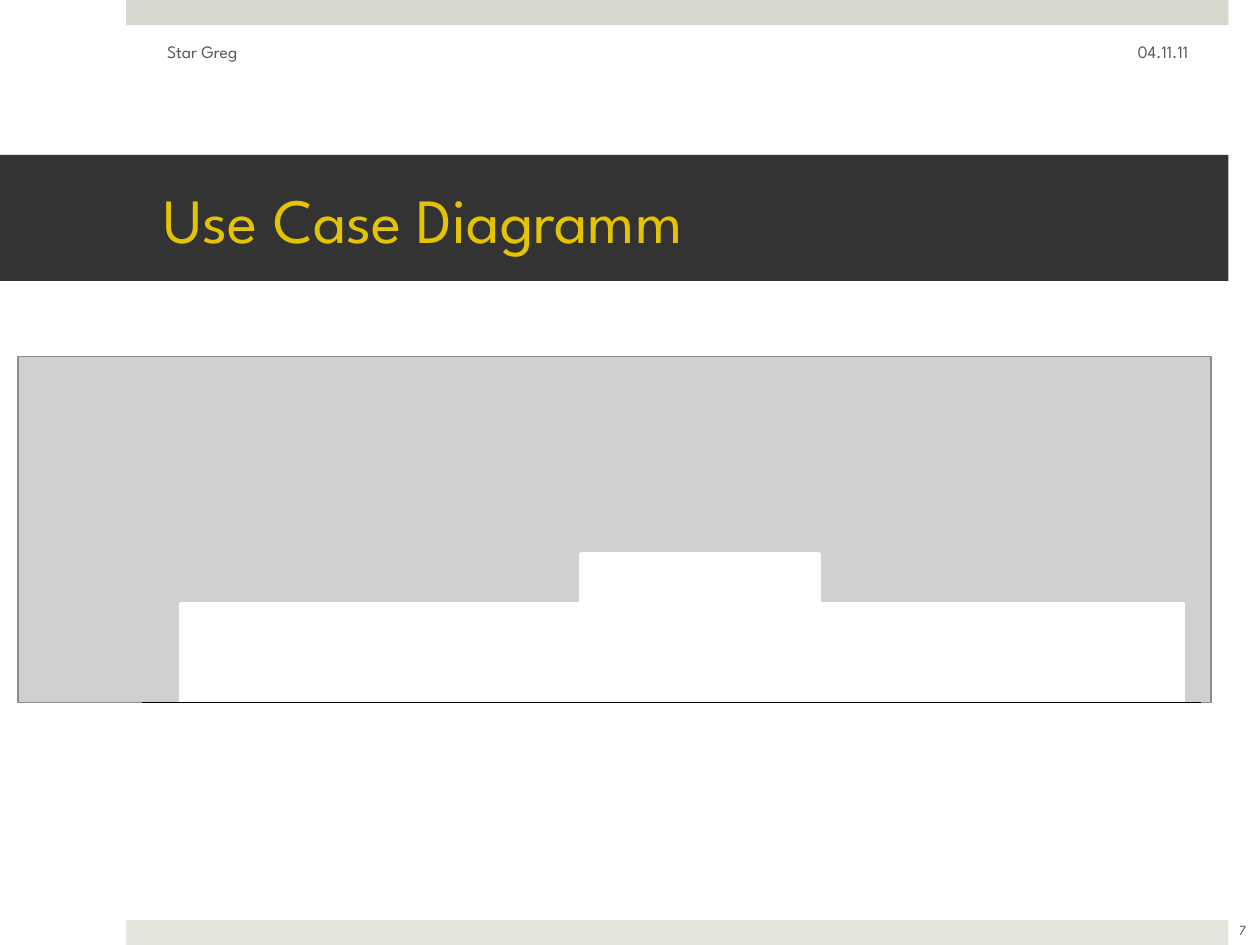
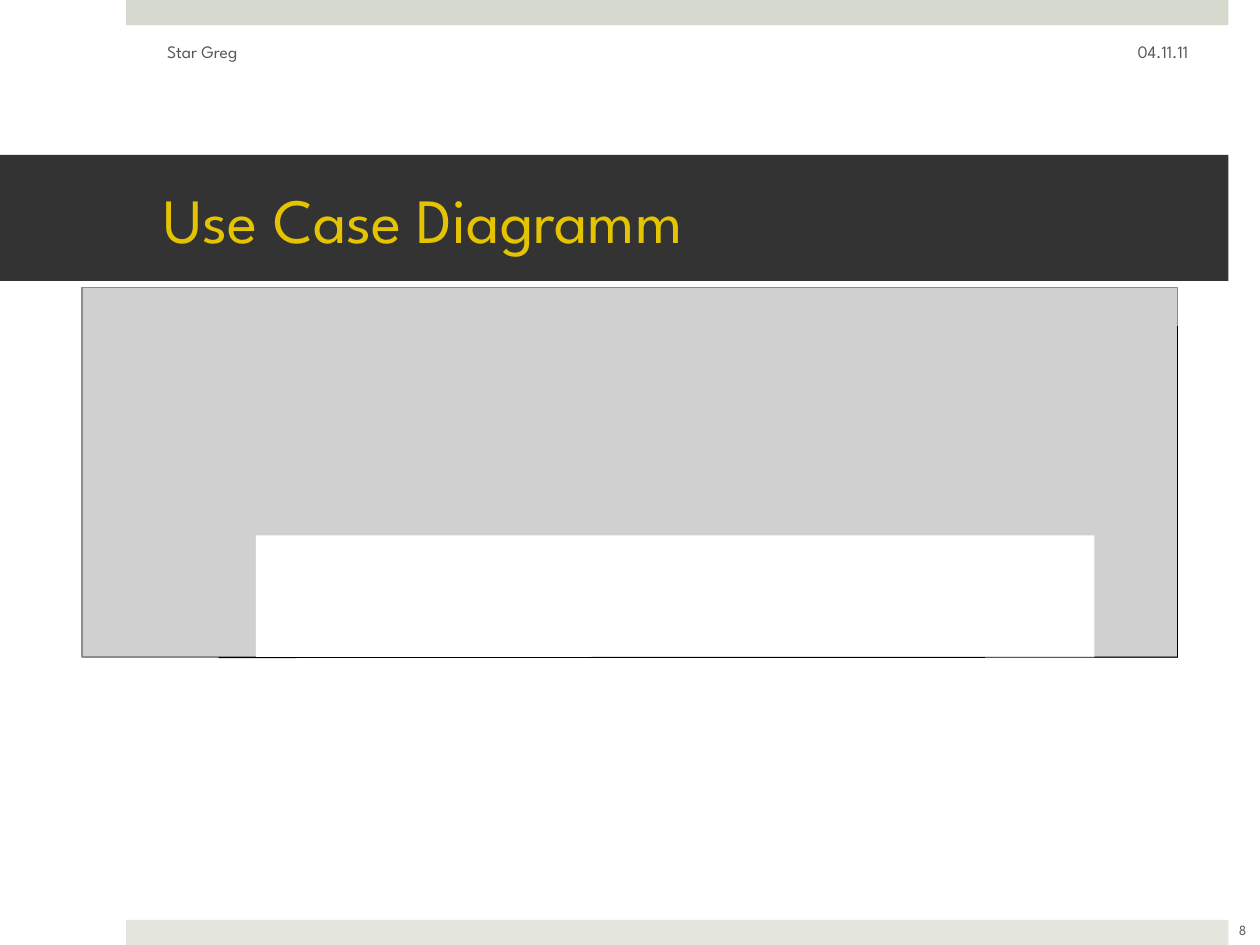
Before and after one commit to ftes/stargreg, a slide deck: slide 8 of 70 Praesentation/30 StarGreg Julia.pptx (slide 7 before the commit). Drawn at 1260x945 pixels with LibreOffice and Linux fonts; fonts in the diff are those of the drawing; grey boxes stand for pictures. Boxes give left, top, right and bottom in pixels: in the first picture for what was removed or moved away, otherwise in the second. Text is boxed around its words. In the diff, an @@ line names an element or a change of style, - is before the commit and + after.

```diff
--- a/70 Praesentation/30 StarGreg Julia.pptx
+++ b/70 Praesentation/30 StarGreg Julia.pptx
@@ picture: place and size @@
-picture at box(18, 357, 1211, 703)
+picture at box(82, 287, 1178, 656)
@@ line added from (1178, 326) to (1178, 658), #000000 0.5 pt @@
@@ rectangle: place and size @@
-rectangle at box(180, 604, 1183, 703)
+rectangle at box(256, 536, 1094, 738)
@@ rectangle at box(256, 536, 1094, 738): outline #FFFFFF 2 pt to none @@
@@ rectangle removed at box(581, 553, 819, 653) @@
@@ line moved from (142, 703) - (1201, 703) to (1178, 658) - (219, 658) @@
@@ line (1178, 658) - (219, 658): stroke #000000 0 pt to #000000 0.5 pt @@
@@ page number at box(1239, 925, 1247, 935): text changed @@
-7
+8
```
Also in this commit, not shown: 7 other slides changed, 1 slide added.
